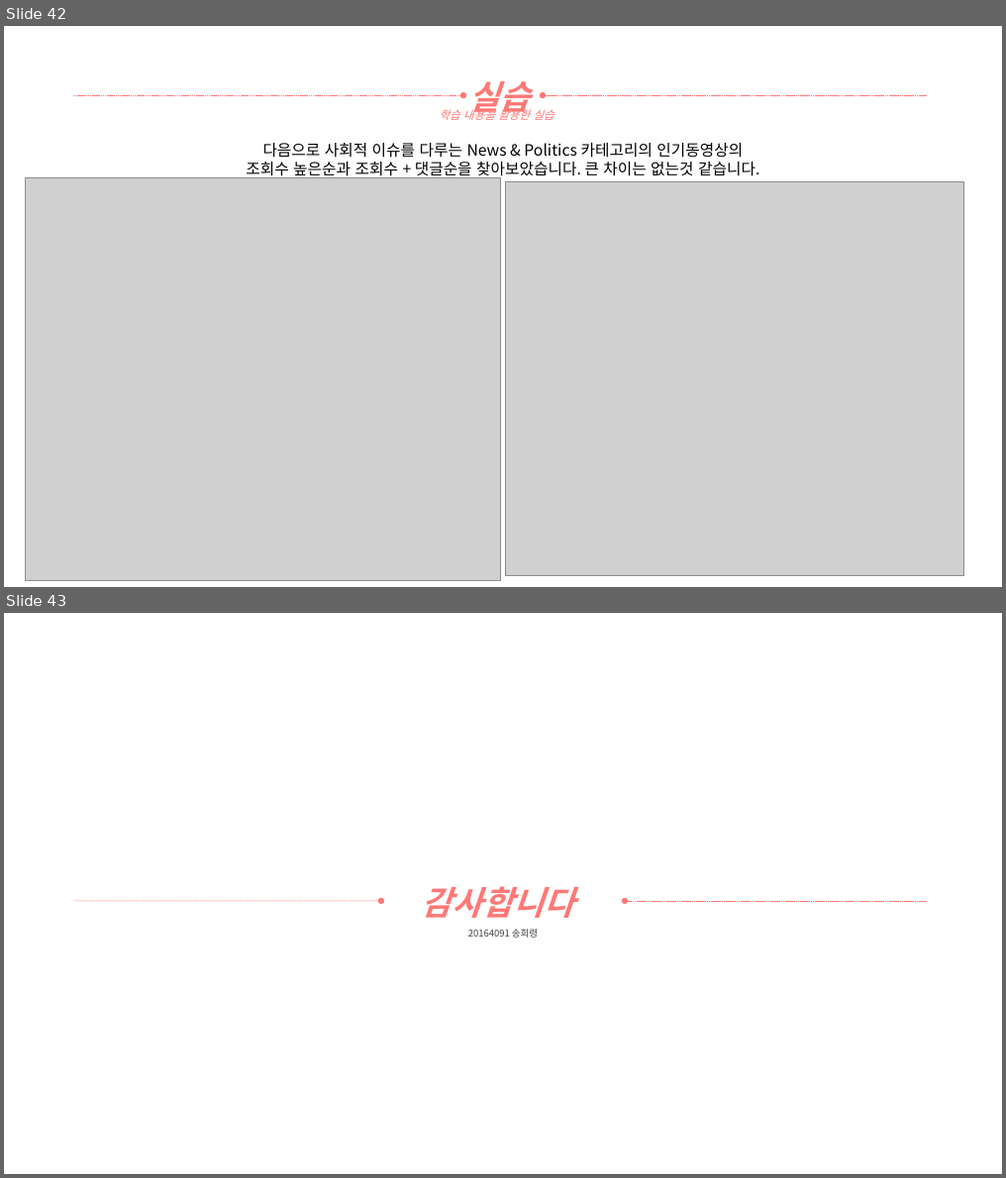
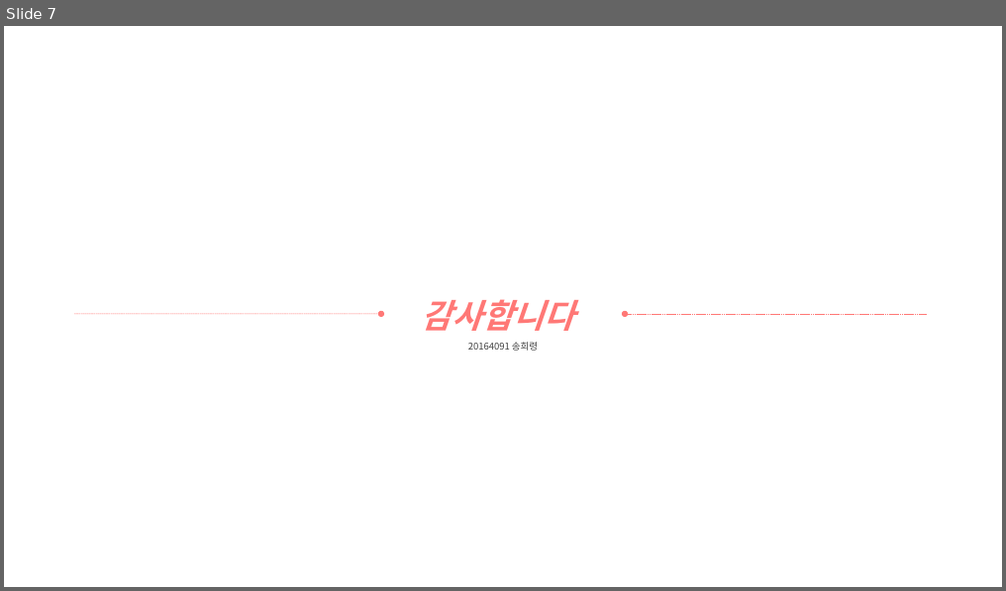
Before and after one commit to yooatom2200/Programing_Base_2, a slide deck: 1장/20164091-송희령-7주차 과제1.pptx. Shown one above the other, each under a label of ours: slides 42 and 43 before the commit, slide 7 after it. The pictures are 1006x1178 and 1006x591 pixels, drawn with LibreOffice and Linux fonts; fonts in the diff are those of the drawing; grey boxes stand for pictures. Boxes give left, top, right and bottom in pixels: in the first picture for what was removed or moved away, otherwise in the second. Text is boxed around its words. In the diff, an @@ line names an element or a change of style, - is before the commit and + after.

```diff
--- a/1장/20164091-송희령-7주차 과제1.pptx
+++ b/1장/20164091-송희령-7주차 과제1.pptx
@@ slide 42 removed at [4,26,1002,587], background #FFFFFF @@
@@ text removed at [469,81,531,119] @@
-실습
@@ arrow removed from (73, 95) to (463, 95) @@
@@ text removed at [439,107,553,120] @@
-학습 내용을 활용한 실습
@@ arrow removed from (927, 95) to (543, 95) @@
@@ text removed at [246,143,759,179] @@
-다음으로 사회적 이슈를 다루는 News & Politics 카테고리의 인기동영상의
-조회수 높은순과 조회수 + 댓글순을 찾아보았습니다. 큰 차이는 없는것 같습니다.
@@ picture removed at [25,178,500,581] @@
@@ picture removed at [506,182,963,576] @@
@@ what was slide 43 is now slide 7 @@
```
Also in this commit, not shown: 1 slide changed, 5 slides added, 40 other slides removed, 3 other files.
